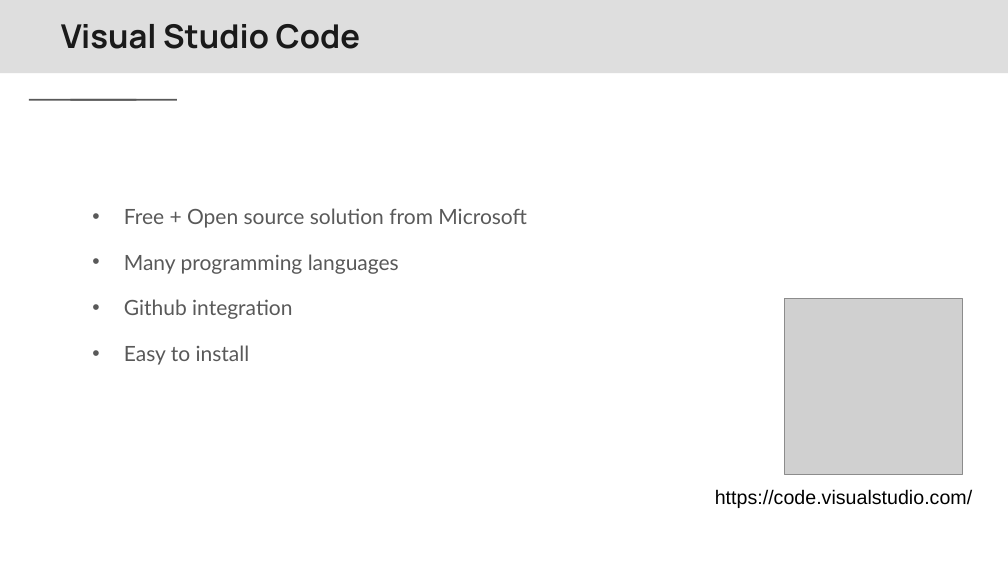
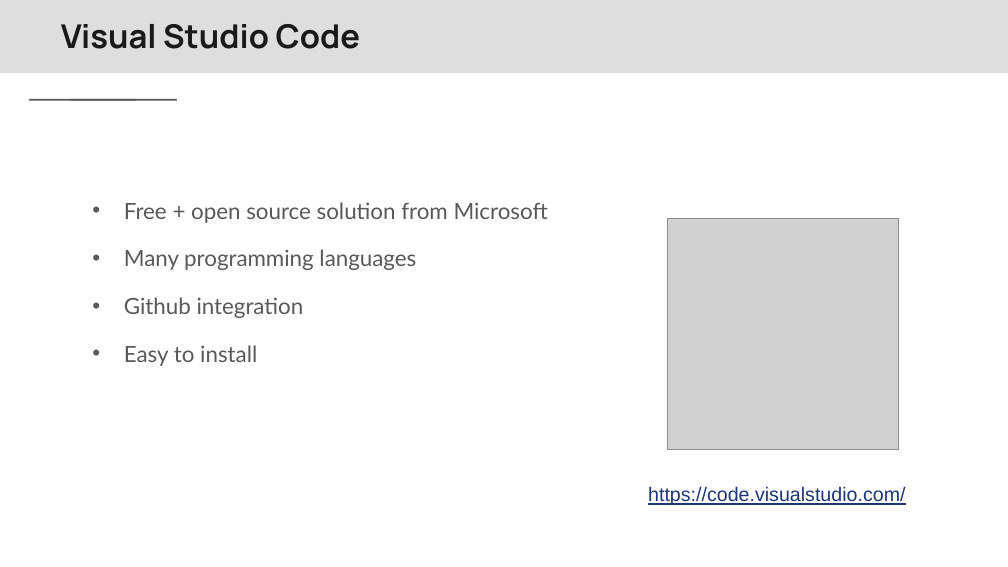
Before and after one commit to Center-for-Health-Data-Science/PythonTsunami, a slide deck: slide 3 of slides/Python Tsunami Local Installations vs code.pptx. Drawn at 1008x567 pixels with LibreOffice and Linux fonts; fonts in the diff are those of the drawing; grey boxes stand for pictures; background and template pictures are left out. Boxes give left, top, right and bottom in pixels: in the first picture for what was removed or moved away, otherwise in the second. Text is boxed around its words. In the diff, an @@ line names an element or a change of style, - is before the commit and + after.

Commit message:
installation slides update

```diff
--- a/slides/Python Tsunami Local Installations vs code.pptx
+++ b/slides/Python Tsunami Local Installations vs code.pptx
@@ text at <box>124,202,548,223</box>: text changed; size 15 to 16 pt @@
-• Free + Open source solution from Microsoft
+• Free + open source solution from Microsoft
@@ picture: place and size @@
-picture at <box>785,298,963,474</box>
+picture at <box>667,219,898,450</box>
@@ text at <box>124,249,416,366</box>: size 15 to 16 pt in "Many programming languages", "Github integration", "Easy to install" @@
@@ text "https://code.visualstudio.com/": place and size @@
-text "https://code.visualstudio.com/" at <box>715,489,972,508</box>
+text "https://code.visualstudio.com/" at <box>648,486,905,505</box>
@@ text "https://code.visualstudio.com/" at <box>648,486,905,505</box>: text colour #000000 to #1C3678, underline on @@
```
Also in this commit, not shown: 8 other slides changed, 4 slides added, 1 other file.
